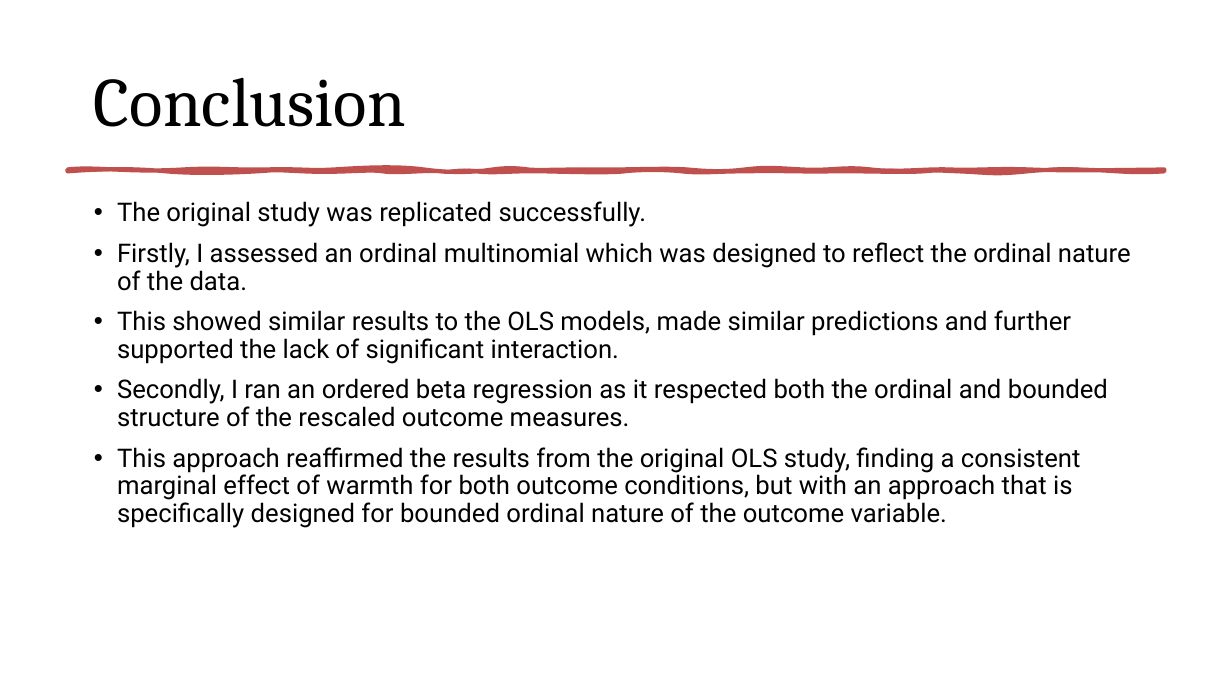
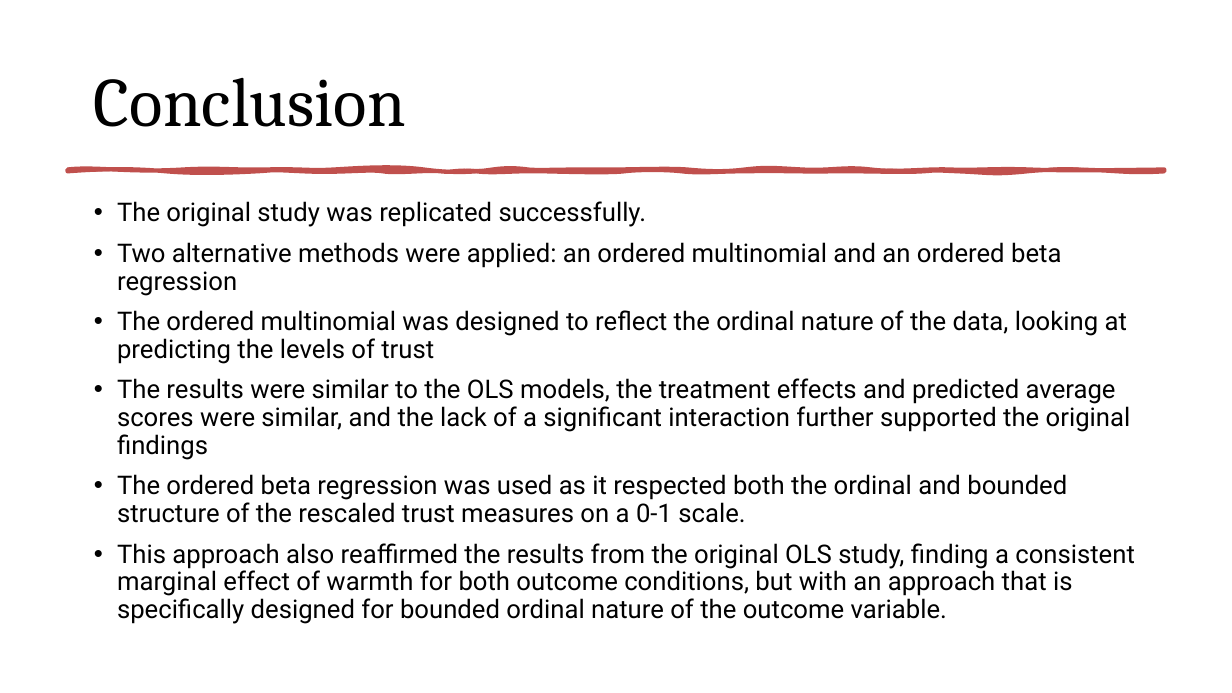
Before and after one commit to beattie1-oss/StatsII_2026, a slide deck: slide 11 of replication/my_answers/Can Warm Behavior Mitigate the Negative Effect.pptx. Drawn at 1232x693 pixels with LibreOffice and Linux fonts; fonts in the diff are those of the drawing. Boxes give left, top, right and bottom in pixels: in the first picture for what was removed or moved away, otherwise in the second. Text is boxed around its words. In the diff, an @@ line names an element or a change of style, - is before the commit and + after.

```diff
--- a/replication/my_answers/Can Warm Behavior Mitigate the Negative Effect.pptx
+++ b/replication/my_answers/Can Warm Behavior Mitigate the Negative Effect.pptx
@@ text at (117,242,1135,624): text changed @@
-• Firstly, I assessed an ordinal multinomial which was designed to reflect the ordinal nature of the data.
-• This showed similar results to the OLS models, made similar predictions and further supported the lack of significant interaction.
-• Secondly, I ran an ordered beta regression as it respected both the ordinal and bounded structure of the rescaled outcome measures.
-• This approach reaffirmed the results from the original OLS study, finding a consistent marginal effect of warmth for both outcome conditions, but with an approach that is specifically designed for bounded ordinal nature of the outcome variable.
+• Two alternative methods were applied: an ordered multinomial and an ordered beta regression
+• The ordered multinomial was designed to reflect the ordinal nature of the data, looking at predicting the levels of trust
+• The results were similar to the OLS models, the treatment effects and predicted average scores were similar, and the lack of a significant interaction further supported the original findings
+• The ordered beta regression was used as it respected both the ordinal and bounded structure of the rescaled trust measures on a 0-1 scale.
+• This approach also reaffirmed the results from the original OLS study, finding a consistent marginal effect of warmth for both outcome conditions, but with an approach that is specifically designed for bounded ordinal nature of the outcome variable.
```
Also in this commit, not shown: 2 other files.
